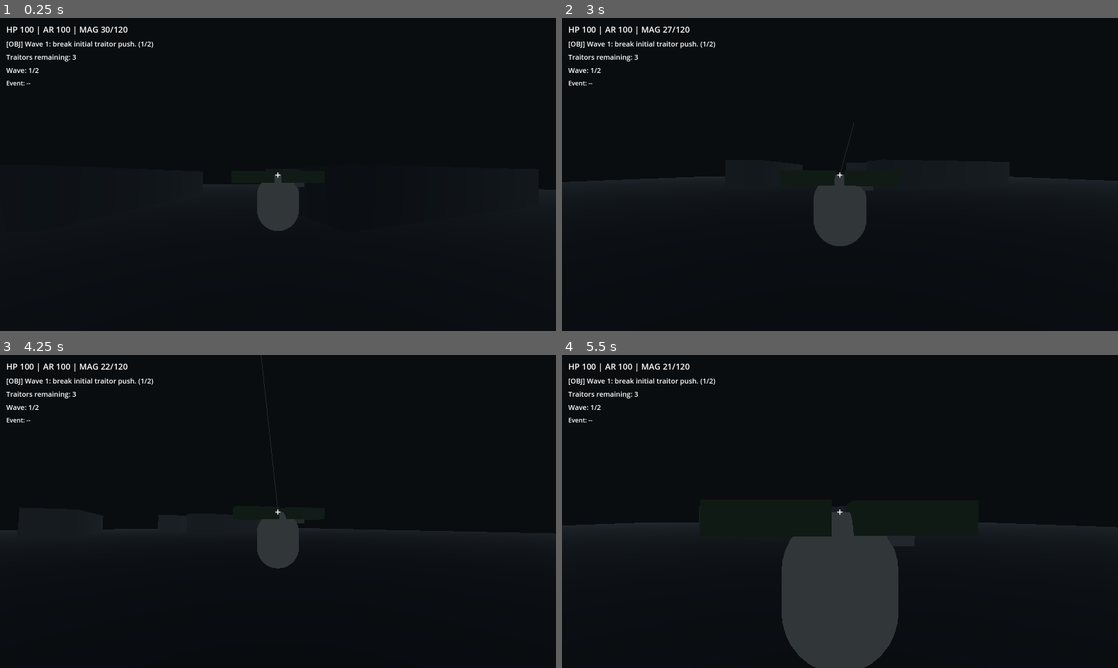
Above: before the commit, frames 1-4 (two rows, left to right).
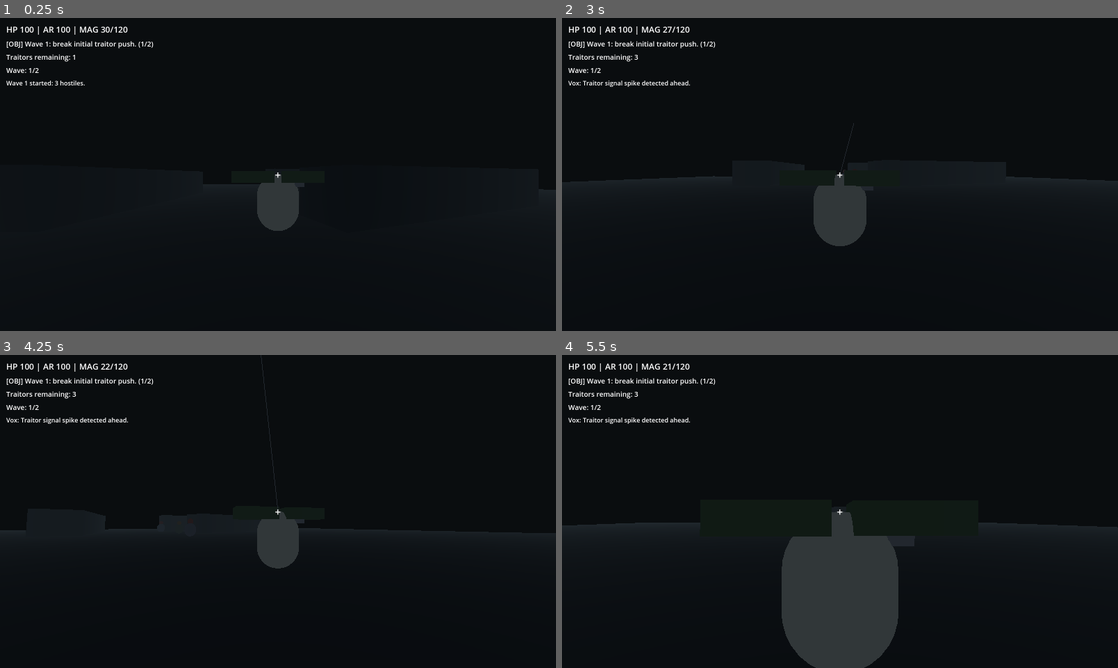
Above: after the commit, the same moments.

Repository: marcel-st/war30k-adventure
Game: Godot game, scene res://scenes/levels/SCN_LVL_VerticalSlice_01.tscn
Same seed, same stepped clock (60 frames per second), same inputs: the game is played once before the commit and once after it.
Inputs (mouse positions are in pixels of both pictures, inside the frame that each line leads up to):
- Up to frame 1 (0.25 s): no input
- Up to frame 2 (3 s): tap Enter at 0.5 s; move the mouse to (867, 174) at 0.52 s; hold Right mouse button (aim) 0.53-1.28 s; hold W (move_forward) from 0.53 s (still down); click (867, 174) at 0.67 s; move the mouse to (812, 174) at 1.27 s; click (812, 174) at 1.35 s; tap Space at 2 s; move the mouse to (851, 168) at 2.02 s; hold Shift (sprint) 2.03-2.78 s; move the mouse to (834, 180) at 2.77 s; right-click (834, 180) at 2.85 s; click (834, 180) at 2.92 s
- Up to frame 3 (4.25 s): keep holding W (move_forward); tap Enter at 3.5 s; move the mouse to (316, 514) at 3.52 s; press the mouse at (316, 514) at 3.53 s
- Up to frame 4 (5.5 s): keep holding W (move_forward); move the mouse to (795, 508) at 4.27 s; release the mouse at (795, 508) at 4.28 s; tap Shift (sprint) at 4.35 s; tap Space at 5 s; move the mouse to (845, 511) at 5.02 s; hold Right mouse button (aim) from 5.03 s (still down); click (845, 511) at 5.17 s

The runs differ from the first frame. In frame 1, 0.1% of the frame differs, in the area x 1-16%, y 11-22%; in frame 2, 0.2%, in the area x 1-98%, y 20-53%; in frame 3, 0.2%; in frame 4, 0.2%.
Error before the commit: Invalid access to property or key 'event_feed_changed' on a base object of type 'Node (SYS_GameState.gd)'. (res://scripts/ui/UI_HUDController.gd:14)

Commit message:
Fix milestone4 event-feed compatibility wiring

Diff:
--- a/tps/scenes/levels/SCN_LVL_VerticalSlice_01.tscn
+++ b/tps/scenes/levels/SCN_LVL_VerticalSlice_01.tscn
@@ -135,12 +135,15 @@
 
 [node name="WaveSpawnA" type="Marker3D" parent="WaveSpawnPoints"]
 transform = Transform3D(1, 0, 0, 0, 1, 0, 0, 0, 1, -6, 1.2, -10)
+groups = ["enemy_spawn"]
 
 [node name="WaveSpawnB" type="Marker3D" parent="WaveSpawnPoints"]
 transform = Transform3D(1, 0, 0, 0, 1, 0, 0, 0, 1, 7, 1.2, -13)
+groups = ["enemy_spawn"]
 
 [node name="WaveSpawnC" type="Marker3D" parent="WaveSpawnPoints"]
 transform = Transform3D(1, 0, 0, 0, 1, 0, 0, 0, 1, -1, 1.2, -17)
+groups = ["enemy_spawn"]
 
 [node name="ExtractionZone" type="Area3D" parent="."]
 transform = Transform3D(1, 0, 0, 0, 1, 0, 0, 0, 1, 0, 1, -22)
--- a/tps/scripts/systems/SYS_GameState.gd
+++ b/tps/scripts/systems/SYS_GameState.gd
@@ -5,6 +5,7 @@
 signal enemies_remaining_changed(remaining: int)
 signal wave_changed(current_wave: int, total_waves: int)
 signal encounter_event_changed(text: String)
+signal event_feed_changed(text: String)
 
 const MAX_HEALTH := 100.0
 const MAX_ARMOR := 100.0
@@ -19,6 +20,7 @@
 var current_wave: int = 0
 var total_waves: int = 0
 var encounter_event_text: String = ""
+var event_feed_text: String = ""
 
 func _ready() -> void:
 	_setup_default_input_actions()
@@ -33,11 +35,13 @@
 	current_wave = 0
 	total_waves = 0
 	encounter_event_text = ""
+	event_feed_text = ""
 	emit_player_stats()
 	emit_signal("objective_changed", objective_text, objective_completed)
 	emit_signal("enemies_remaining_changed", enemies_remaining)
 	emit_signal("wave_changed", current_wave, total_waves)
 	emit_signal("encounter_event_changed", encounter_event_text)
+	emit_signal("event_feed_changed", event_feed_text)
 
 func configure_ammo(magazine: int, reserve: int) -> void:
 	ammo_in_magazine = maxi(0, magazine)
@@ -98,7 +102,12 @@
 
 func set_encounter_event(text: String) -> void:
 	encounter_event_text = text
+	event_feed_text = text
 	emit_signal("encounter_event_changed", encounter_event_text)
+	emit_signal("event_feed_changed", event_feed_text)
+
+func push_event_message(text: String) -> void:
+	set_encounter_event(text)
 
 func emit_player_stats() -> void:
 	emit_signal("player_stats_changed", health, armor, ammo_in_magazine, ammo_reserve)
